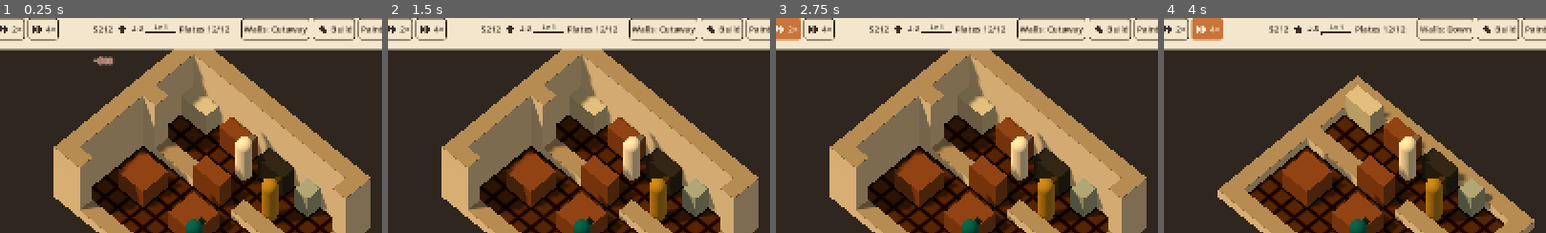
Above: before the commit, frames 1-4 (left to right).
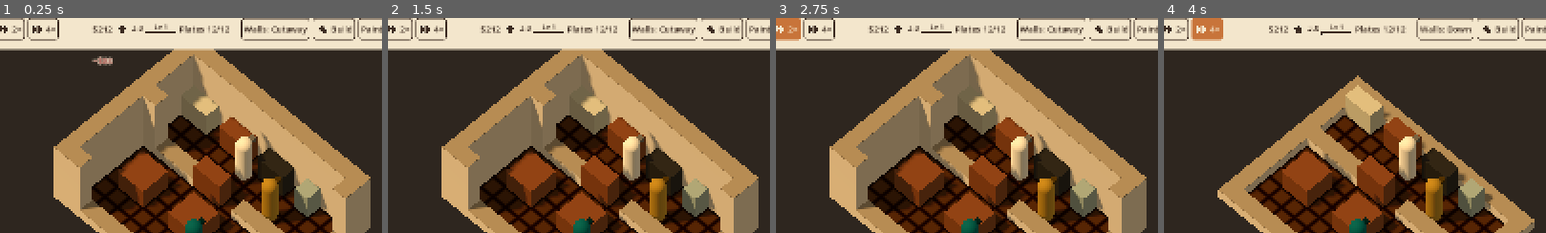
Above: after the commit, the same moments.

Repository: jaredbahr/foolskitchen
Game: Godot game, scene res://src/world/main.tscn
The game is run twice, just before and just after one commit, with the same random seed, the same clock (stepped at 60 frames per second) and the same inputs.
Inputs (mouse positions are % of the whole screen's width and height, from its top left):
- Up to frame 1 (0.25 s): no input
- Up to frame 2 (1.5 s): click (16, 6) at 0.5 s; click "1×" at 1.25 s
- Up to frame 3 (2.75 s): click "2×" at 2 s
- Up to frame 4 (4 s): click "4×" at 2.75 s; click "Walls: Cutaway" at 3.5 s
The pictures show only the part of the screen within x 23-73%, y 4-54%; the shares and areas given below are measured in that part.

The runs differ from the first frame. In frame 1, less than 0.1% of the frame differs, in the area x 24-30%, y 3-22%; in frame 2, less than 0.1%; in frame 3, less than 0.1%; in frame 4, less than 0.1%.

Commit message:
FK-057: reserve heading icons after resolved native style margins

Diff:
--- a/src/ui/icon_style.gd
+++ b/src/ui/icon_style.gd
@@ -90,7 +90,8 @@
 		icon.stretch_mode = TextureRect.STRETCH_KEEP_ASPECT_CENTERED
 		icon.mouse_filter = Control.MOUSE_FILTER_IGNORE
 		label.add_child(icon)
-	var left: float = style.get_content_margin(SIDE_LEFT)
+	# Raw content margins may be -1, meaning the style's own margin applies.
+	var left: float = style.get_margin(SIDE_LEFT)
 	style.set_content_margin(SIDE_LEFT, left + float(pixel_size) + 6.0)
 	label.add_theme_stylebox_override("normal", style)
 	label.custom_minimum_size.y = maxf(label.custom_minimum_size.y, float(pixel_size))
--- a/tests/ui/test_icon_style.gd
+++ b/tests/ui/test_icon_style.gd
@@ -198,7 +198,7 @@
 		assert_eq(label.get_theme_font("font"), fonts[index])
 		assert_eq(label.get_theme_font_size("font_size"), sizes[index])
 		assert_almost_eq(label.get_theme_stylebox("normal").get_content_margin(SIDE_LEFT),
-			styles[index].get_content_margin(SIDE_LEFT) + 30.0)
+			styles[index].get_margin(SIDE_LEFT) + 30.0)
 		var plain: Label = Label.new()
 		plain.theme = MAIN_THEME
 		plain.text = label.text
@@ -214,6 +214,44 @@
 	staff.free()
 
 
+func test_heading_padding_resolves_style_fallback_and_restores_it_without_drift() -> void:
+	var tree: SceneTree = Engine.get_main_loop() as SceneTree
+	await tree.process_frame
+	var holder: Control = Control.new()
+	holder.theme = MAIN_THEME
+	tree.root.add_child(holder)
+	var base: StyleBoxFlat = StyleBoxFlat.new()
+	base.border_width_left = 4
+	assert_eq(base.get_content_margin(SIDE_LEFT), -1.0, "the authored margin uses the native fallback")
+	assert_eq(base.get_margin(SIDE_LEFT), 4.0)
+	var plain: Label = Label.new()
+	plain.text = "Heading"
+	plain.add_theme_stylebox_override("normal", base)
+	holder.add_child(plain)
+	var decorated: Label = Label.new()
+	decorated.text = plain.text
+	decorated.add_theme_stylebox_override("normal", base)
+	holder.add_child(decorated)
+	assert_true(IconStyle.decorate_label(decorated, &"staff"))
+	assert_true(IconStyle.decorate_label(decorated, &"staff"))
+	await tree.process_frame
+	await tree.process_frame
+	var icon: TextureRect = decorated.get_node("ThemeIcon") as TextureRect
+	assert_eq(icon.offset_left, 4.0, "the icon starts after the effective base margin")
+	assert_eq(decorated.get_theme_stylebox("normal").get_margin(SIDE_LEFT), 34.0)
+	assert_true(decorated.get_combined_minimum_size().x >= plain.get_combined_minimum_size().x + 30.0 - 0.5,
+		"fallback padding still reserves the complete icon and gap")
+	assert_eq(base.get_content_margin(SIDE_LEFT), -1.0, "the shared original style is untouched")
+	assert_false(IconStyle.decorate_label(decorated, &"paint"))
+	await tree.process_frame
+	assert_false(icon.visible)
+	assert_eq(decorated.get_theme_stylebox("normal").get_content_margin(SIDE_LEFT), -1.0)
+	assert_eq(decorated.get_theme_stylebox("normal").get_margin(SIDE_LEFT), 4.0)
+	assert_eq(decorated.get_combined_minimum_size().x, plain.get_combined_minimum_size().x,
+		"text-only fallback restores native width without accumulating icon padding")
+	holder.free()
+
+
 func _assert_heading(label: Label, filename: String) -> void:
 	var icon: TextureRect = label.get_node("ThemeIcon") as TextureRect
 	assert_true(icon.visible)
